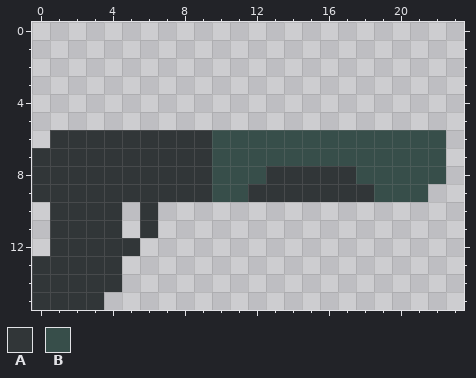
Two versions of one pixel-art file, assets/WIPsprites/Sprites/Shotgun_Sprite.aseprite. The picture above was drawn from the file before the commit.
24x16 pixels, 1 frame.
Palette (. is transparent): A #313638  B #374e4a
The result:
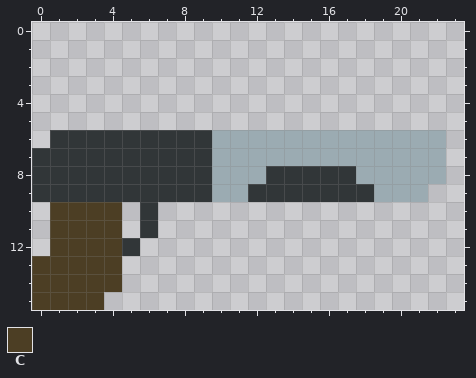
Colours new in this view: C #4c3e24
Changes in this commit:
Colour B changes from #374e4a to #9babb2.
Colour A gives way to colour C in rows 10 to 12 at x 1 to 4; in rows 13 to 14 at x 0 to 4; in row 15 at x 0 to 3.
Boxes around the changes in both pictures, in picture pixels (x1, y1, x2, y2):
changed: (212, 130, 446, 202)
changed: (32, 202, 122, 310)
